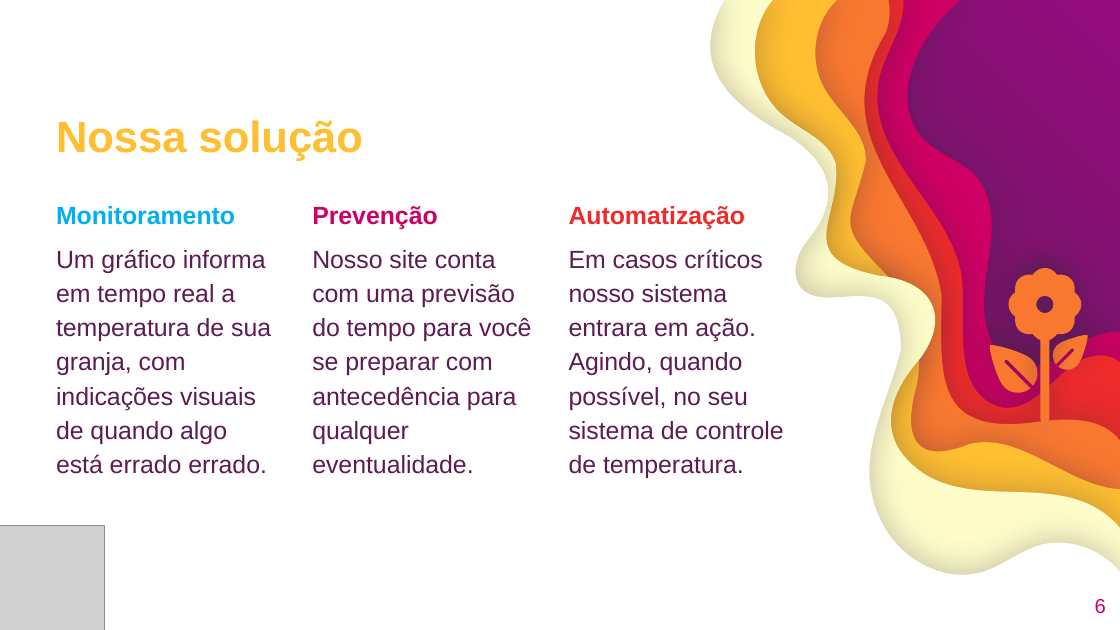
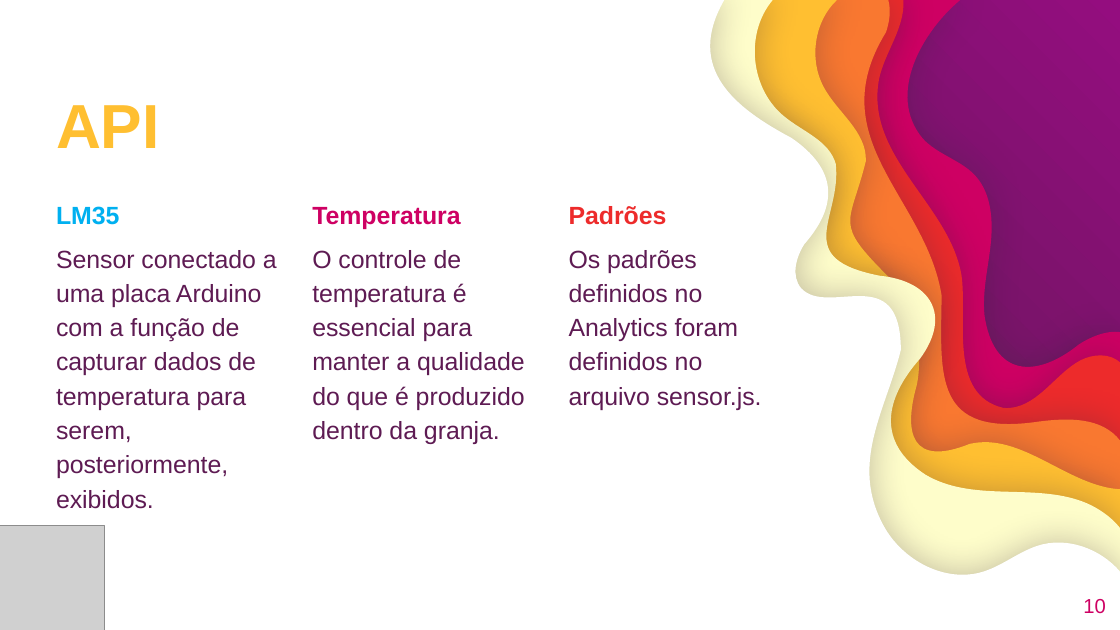
Before and after one commit to GustavoQuaresma/TECCHICKEN-DOCUMENTACAO, a slide deck: slide 10 of SPRINT2/slide pi.pptx (slide 6 before the commit). Drawn at 1120x630 pixels with LibreOffice and Linux fonts; fonts in the diff are those of the drawing; grey boxes stand for pictures. Boxes give left, top, right and bottom in pixels: in the first picture for what was removed or moved away, otherwise in the second. Text is boxed around its words. In the diff, an @@ line names an element or a change of style, - is before the commit and + after.

```diff
--- a/SPRINT2/slide pi.pptx
+++ b/SPRINT2/slide pi.pptx
@@ title at (56, 105, 160, 148): text changed; size 28 to 40 pt @@
-Nossa solução
+API
@@ text at (56, 206, 277, 509): text changed @@
-Monitoramento
-Um gráfico informa em tempo real a temperatura de sua granja, com indicações visuais de quando algo está errado errado.
+LM35
+Sensor conectado a uma placa Arduino com a função de capturar dados de temperatura para serem, posteriormente, exibidos.
@@ text at (312, 207, 525, 444): text changed @@
-Prevenção
-Nosso site conta com uma previsão do tempo para você se preparar com antecedência para qualquer eventualidade.
+Temperatura
+O controle de temperatura é essencial para manter a qualidade do que é produzido dentro da granja.
@@ text at (569, 206, 762, 410): text changed @@
-Automatização
-Em casos críticos nosso sistema entrara em ação. Agindo, quando possível, no seu sistema de controle de temperatura.
+Padrões
+Os padrões definidos no Analytics foram definidos no arquivo sensor.js.
@@ freeform shape removed at (1008, 268, 1081, 422) @@
@@ freeform shape removed at (990, 345, 1038, 393) @@
@@ freeform shape removed at (1053, 335, 1088, 370) @@
@@ page number at (1083, 599, 1105, 614): text changed @@
-6
+10
```
Also in this commit, not shown: 3 other slides changed, 7 slides added, 11 slides removed, 2 other files.
